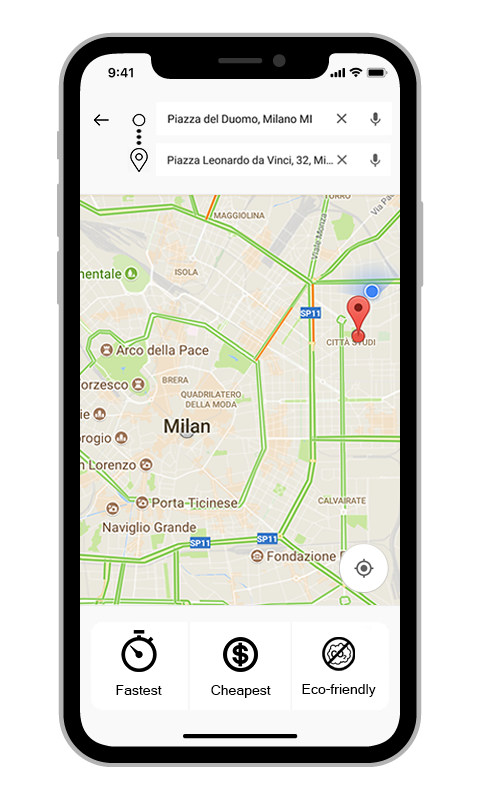
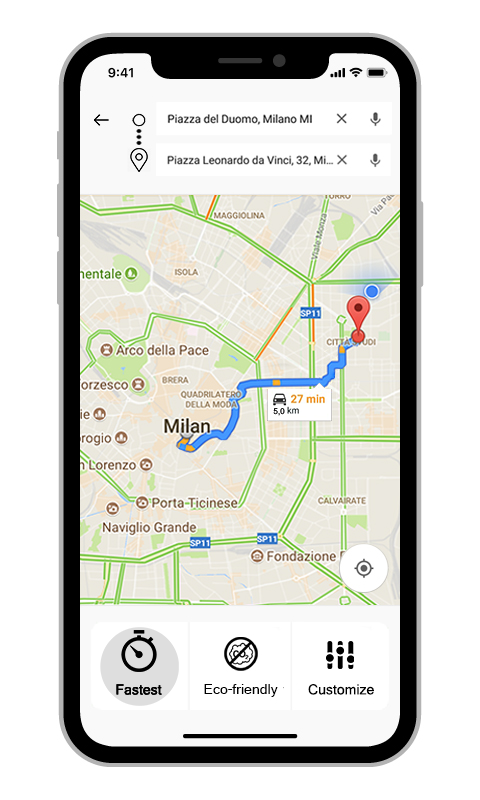
Layered file, before and after one edit (480 x 800). Changes by layer:
renamed "Screenshot_20171015-222017" to "Livello 6", moved it above "Livello 8 copia", painted on it over [left=124, top=290, right=385, bottom=555]
removed layer "iPhone X" over [left=80, top=192, right=400, bottom=708]
removed layer "Sfondo" over [left=80, top=192, right=400, bottom=708]
added layer "Livello 7" above "Customize" over [left=121, top=630, right=157, bottom=672]
renamed "Eco-friendly" to "Customize", moved it above "52558-200", painted on it over [left=302, top=684, right=376, bottom=697]
removed layer "Cheapest" over [left=211, top=685, right=271, bottom=698]
added layer "52558-200" above "Livello 9" over [left=326, top=641, right=354, bottom=669]
added layer "Livello 9" above "circle-xxl" over [left=204, top=637, right=278, bottom=698]
renamed "Measurement-Units-Time-icon" to "circle-xxl", opacity 100% → 26%, moved it above "Livello 10", painted on it over [left=100, top=627, right=179, bottom=706]
removed layer "carbon logo" over [left=322, top=637, right=355, bottom=671]
removed layer "Livello 2" over [left=91, top=621, right=376, bottom=708]
removed layer "Upper Part" over [left=80, top=192, right=396, bottom=195]
removed layer "Bottom Part" over [left=81, top=605, right=378, bottom=703]
removed layer "Map" over [left=80, top=192, right=400, bottom=680]
added layer "Livello 10" above "Livello 11" over [left=302, top=637, right=367, bottom=695]
added layer "Livello 11" above "Livello 3" over [left=111, top=627, right=168, bottom=698]
added layer "Livello 3" above "Livello 1" over [left=204, top=627, right=376, bottom=698]
painted on "Livello 1" over [left=152, top=254, right=395, bottom=593]
renamed "Back Arrow" to "Livello 0", painted on it over [left=80, top=192, right=400, bottom=708]
removed layer "aiga_cashier-512" over [left=223, top=637, right=258, bottom=672]
…and 4 more changes (3 added, 1 removed)
